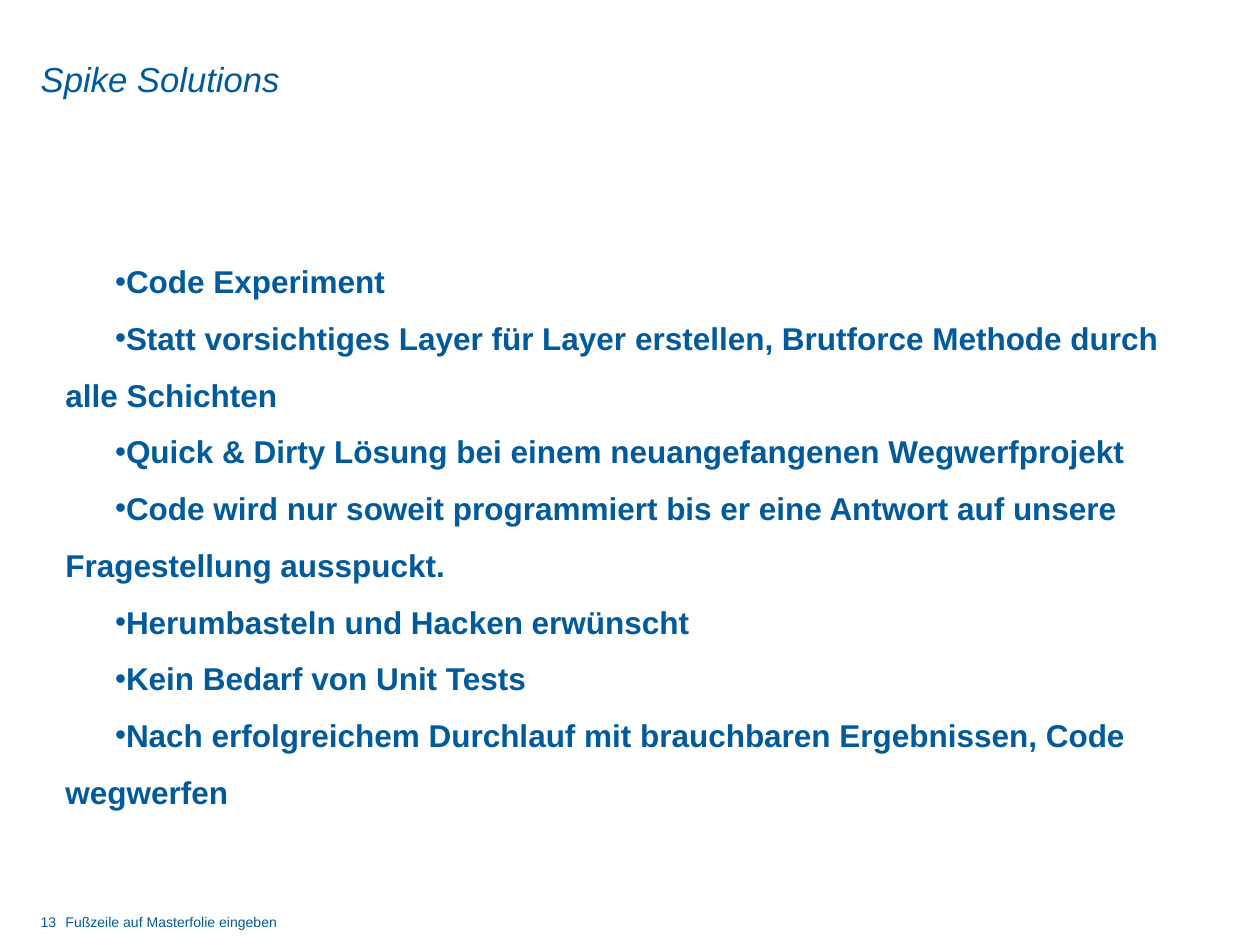
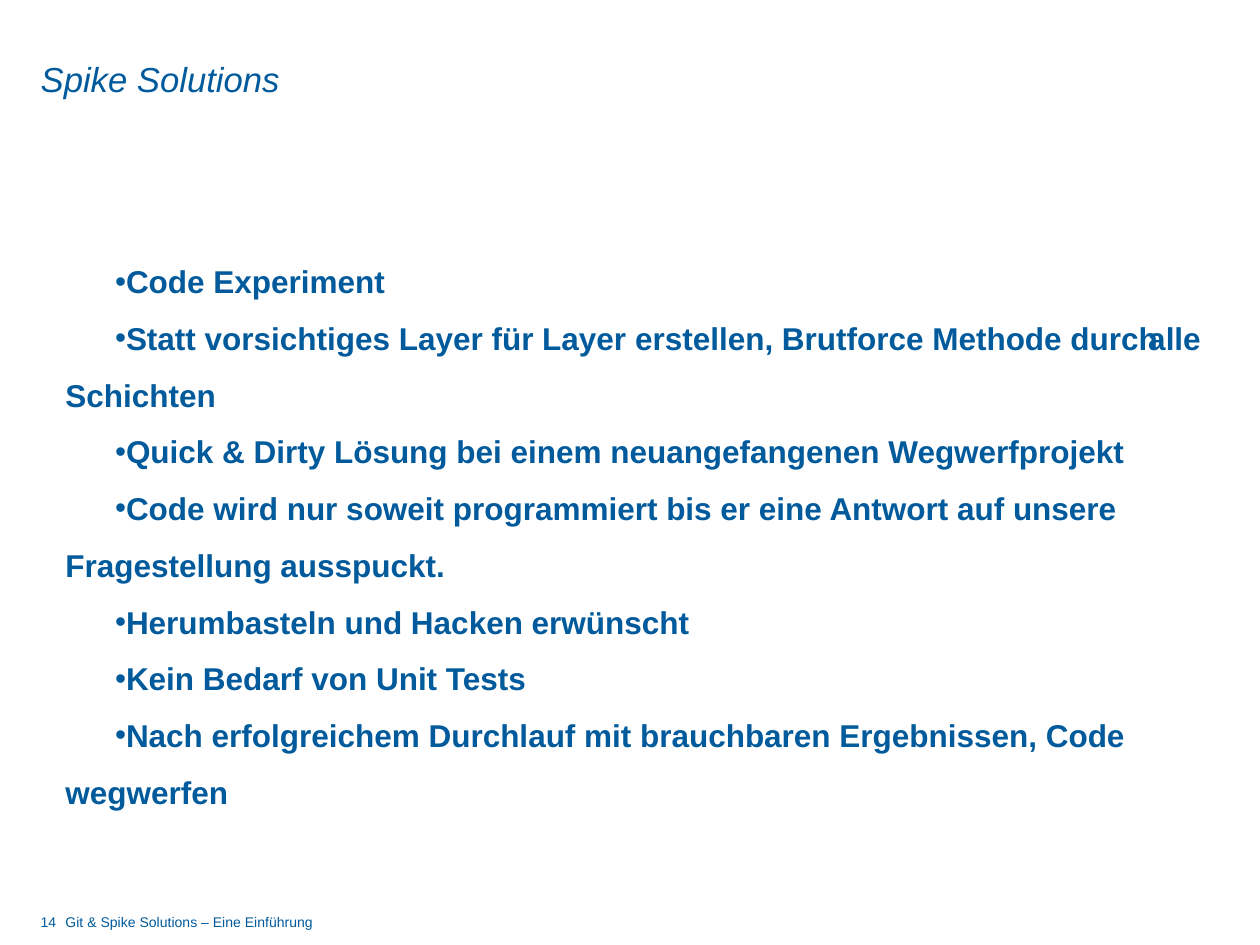
Before and after one commit to dot5343/TestRep, a slide deck: slide 14 of git_vortrag.pptx (slide 13 before the commit). Drawn at 1260x945 pixels with LibreOffice and Linux fonts; fonts in the diff are those of the drawing; background and template pictures are left out. Boxes give left, top, right and bottom in pixels: in the first picture for what was removed or moved away, otherwise in the second. Text is boxed around its words. In the diff, an @@ line names an element or a change of style, - is before the commit and + after.

```diff
--- a/git_vortrag.pptx
+++ b/git_vortrag.pptx
@@ text "Code Experiment" rewrapped from (x1=65, y1=270, x2=1157, y2=810) to (x1=65, y1=270, x2=1201, y2=810) @@
@@ page number at (x1=41, y1=917, x2=57, y2=927): text changed @@
-13
+14
@@ text removed at (x1=65, y1=917, x2=277, y2=930) @@
-Fußzeile auf Masterfolie eingeben
@@ text added at (x1=65, y1=917, x2=313, y2=930), 8 pt, text #005A9B @@
+Git & Spike Solutions – Eine Einführung
```
Also in this commit, not shown: 13 other slides changed, 1 slide added.
